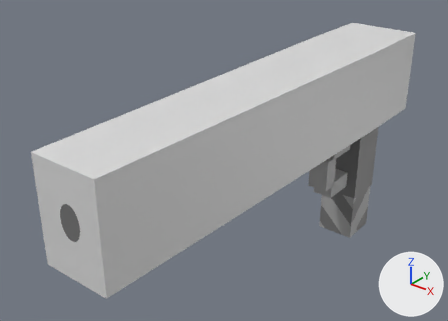
Two versions of the Blender file Unityfiles/Assets/Models/Weapons/machinegun.blend, one commit apart.
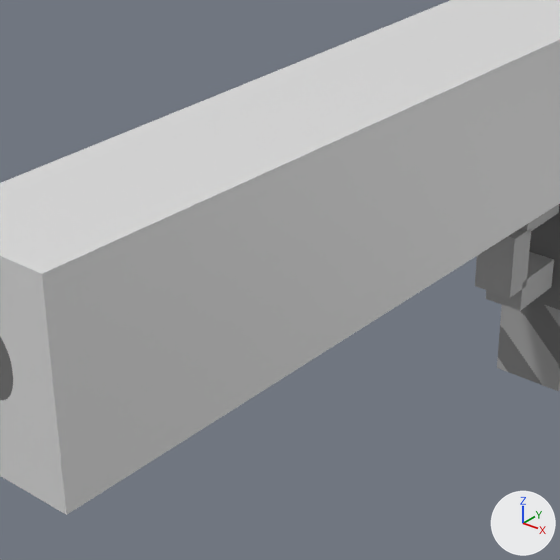
There are two pictures of each version: one whole from a 50 mm camera at (1.68, -3.43, 1.87) aimed at (-0.22, -1.05, 0.4), one close up on the part from 16% to 78% of the width and 14% to 100% of the height. Lighting does not change. The marker at lower right points along +X, +Y and +Z.
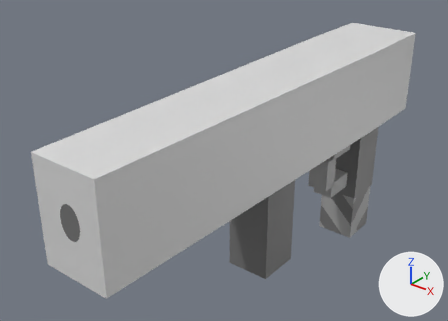
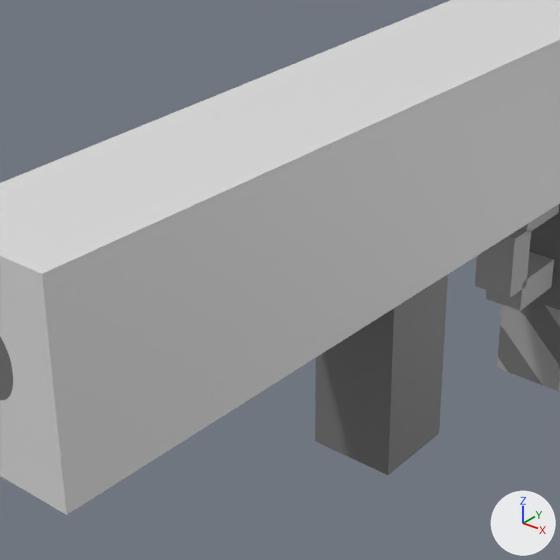
What differs and where, as boxes [x1, y1, x2, y2] in the close-ups (560 x 560 px):
part 1 of me_cylinder, added
    after: [315, 274, 448, 475]

The change, as a diff of the scene's bpy script:
```diff
--- a/Unityfiles/Assets/Models/Weapons/machinegun.blend.py
+++ b/Unityfiles/Assets/Models/Weapons/machinegun.blend.py
@@ me_cylinder @@
 # used by ob_cylinder; location = (0.0, 0.0, 0.0); scale = (0.5, 0.5, 0.75)
 # verts and faces of me_cylinder; kept vertices keep their numbers, new ones are numbered from 58
-me_cylinder.from_pydata(...)  # 58 vertices, 44 faces; spans x -0.44..0.44, y -4.5..0.6, z -0.58..1.2
+me_cylinder.from_pydata(...)  # 66 vertices, 49 faces; spans x -0.44..0.44, y -4.5..0.6, z -0.58..1.2
+# me_cylinder part 1
+verts[58] = (-0.25, -1.75, 0.58)
+verts[59] = (-0.25, -2.25, 0.58)
+verts[60] = (-0.25, -1.75, -0.25)
+verts[61] = (-0.25, -2.25, -0.25)  # pixel (315, 441)
+for new, old in zip([*range(62, 66)], [*range(58, 62)]): verts[new] = verts[old] + (0.5, 0.0, 0.0)
+faces += [(60, 64, 65, 61), (59, 61, 65, 63), (62, 63, 65, 64), (58, 62, 64, 60), (58, 60, 61, 59)]
 me_cylinder.materials.append(mat_revolver_tga)
```
